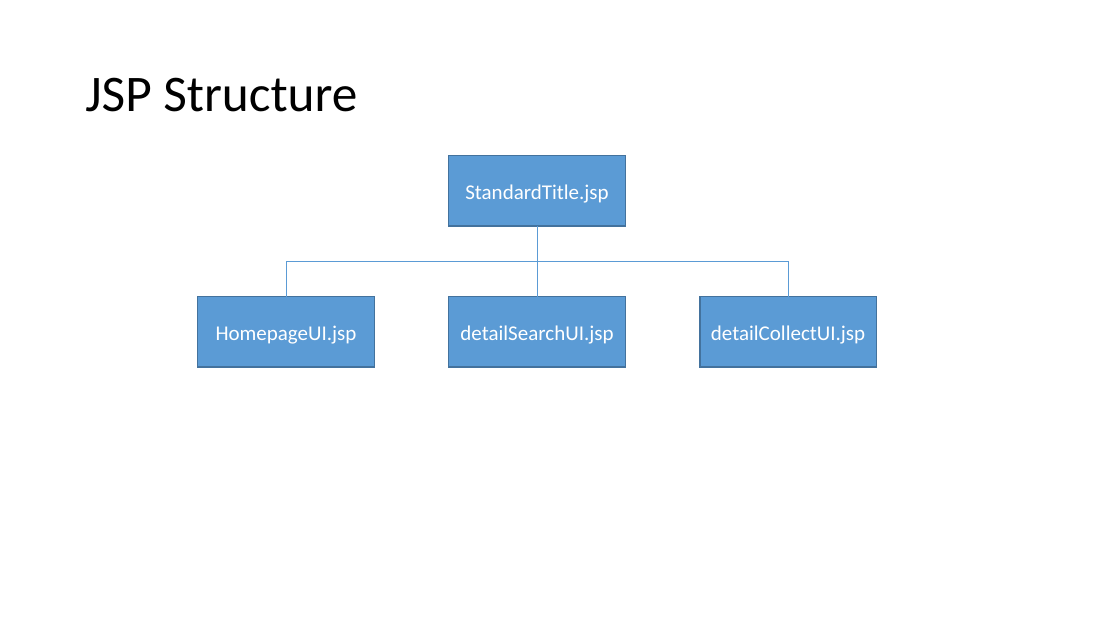
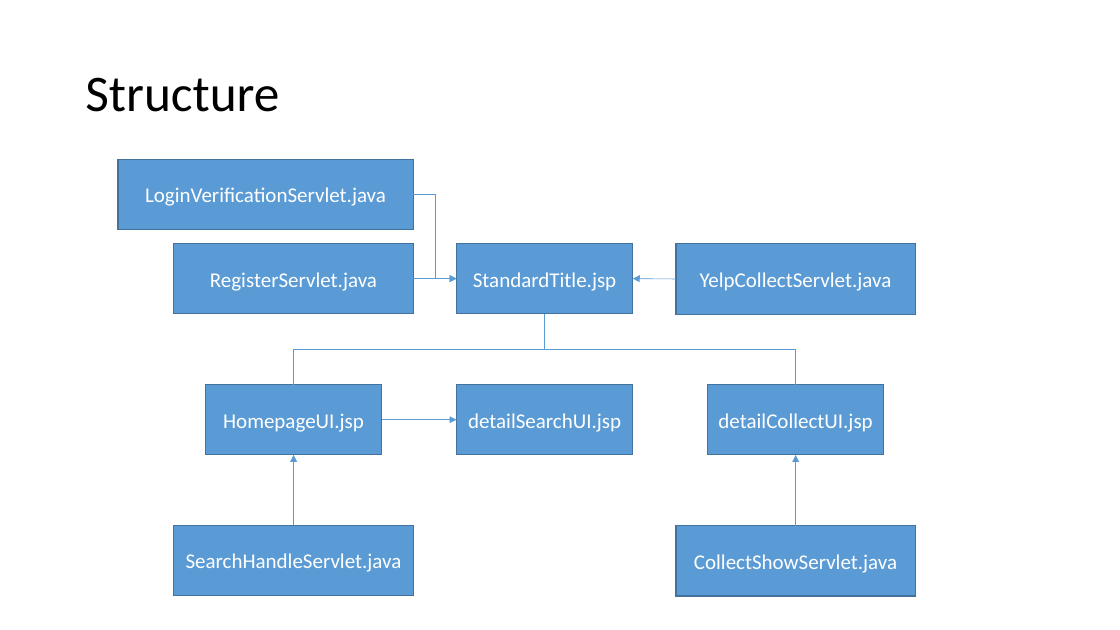
Before and after one commit to penut85420/WBSE_Project, a slide deck: slide 2 of Diagram/Diagram.pptx. Drawn at 1120x630 pixels with LibreOffice and Linux fonts; fonts in the diff are those of the drawing. Boxes give left, top, right and bottom in pixels: in the first picture for what was removed or moved away, otherwise in the second. Text is boxed around its words. In the diff, an @@ line names an element or a change of style, - is before the commit and + after.

Commit message:
Diagram Update

```diff
--- a/Diagram/Diagram.pptx
+++ b/Diagram/Diagram.pptx
@@ title at [85,77,279,112]: text changed @@
-JSP Structure
+Structure
@@ rectangle added at [118,160,414,230], fill #5B9BD5, outline #43739E 1 pt, 18 pt, text #FFFFFF @@
+LoginVerificationServlet.java
@@ elbow arrow added from (413, 195) to (456, 279), #5B9BD5 0.5 pt @@
@@ rectangle added at [174,244,413,314], fill #5B9BD5, outline #43739E 1 pt, 18 pt, text #FFFFFF @@
+RegisterServlet.java
@@ rectangle added at [676,244,916,314], fill #5B9BD5, outline #43739E 1 pt, 18 pt, text #FFFFFF @@
+YelpCollectServlet.java
@@ arrow added from (413, 279) to (456, 279), #5B9BD5 0.5 pt @@
@@ arrow added from (676, 279) to (633, 279), #5B9BD5 0.5 pt @@
@@ 3 rectangles, 2 elbow lines: place and size @@
-3 rectangles, 2 elbow lines at [287,155,876,367]
+3 rectangles, 2 elbow lines at [294,244,884,455]
@@ rectangle "HomepageUI.jsp": place and size @@
-rectangle "HomepageUI.jsp" at [198,297,375,367]
+rectangle "HomepageUI.jsp" at [206,385,382,455]
@@ arrow added from (382, 420) to (456, 420), #5B9BD5 0.5 pt @@
@@ arrow added from (294, 525) to (294, 455), #5B9BD5 0.5 pt @@
@@ line moved from (537, 226) - (537, 297) to (796, 526) - (796, 455) @@
@@ line (796, 526) - (796, 455): line to arrow @@
@@ rectangle added at [174,525,413,596], fill #5B9BD5, outline #43739E 1 pt, 18 pt, text #FFFFFF @@
+SearchHandleServlet.java
@@ rectangle added at [676,526,916,597], fill #5B9BD5, outline #43739E 1 pt, 18 pt, text #FFFFFF @@
+CollectShowServlet.java
```
